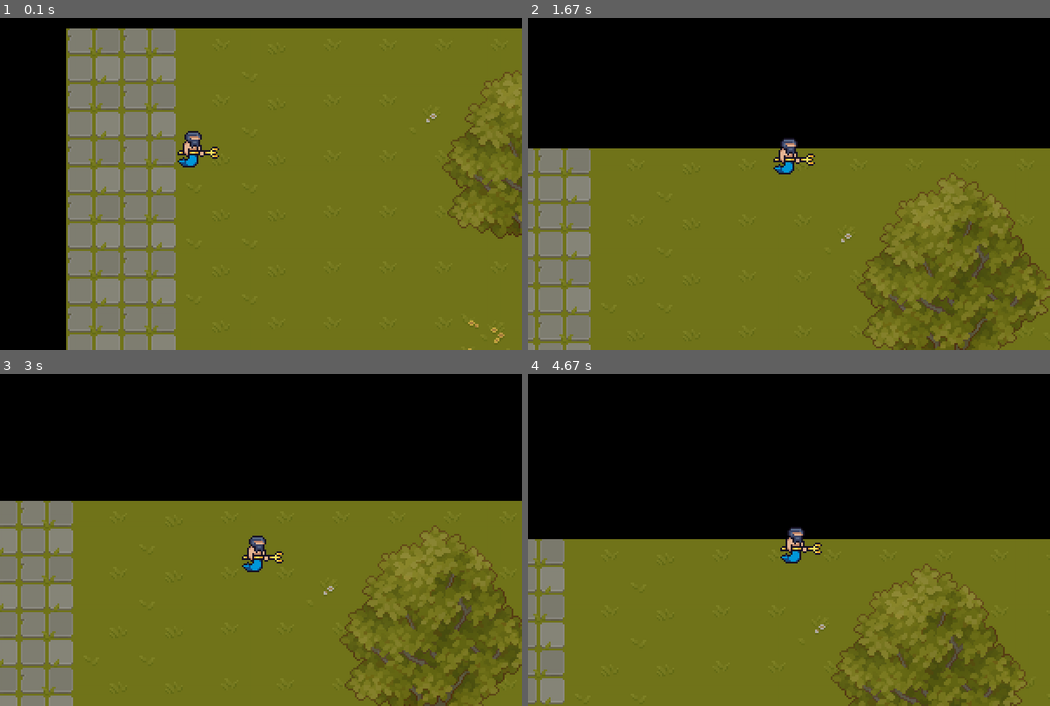
Above: before the commit, frames 1-4 (two rows, left to right).
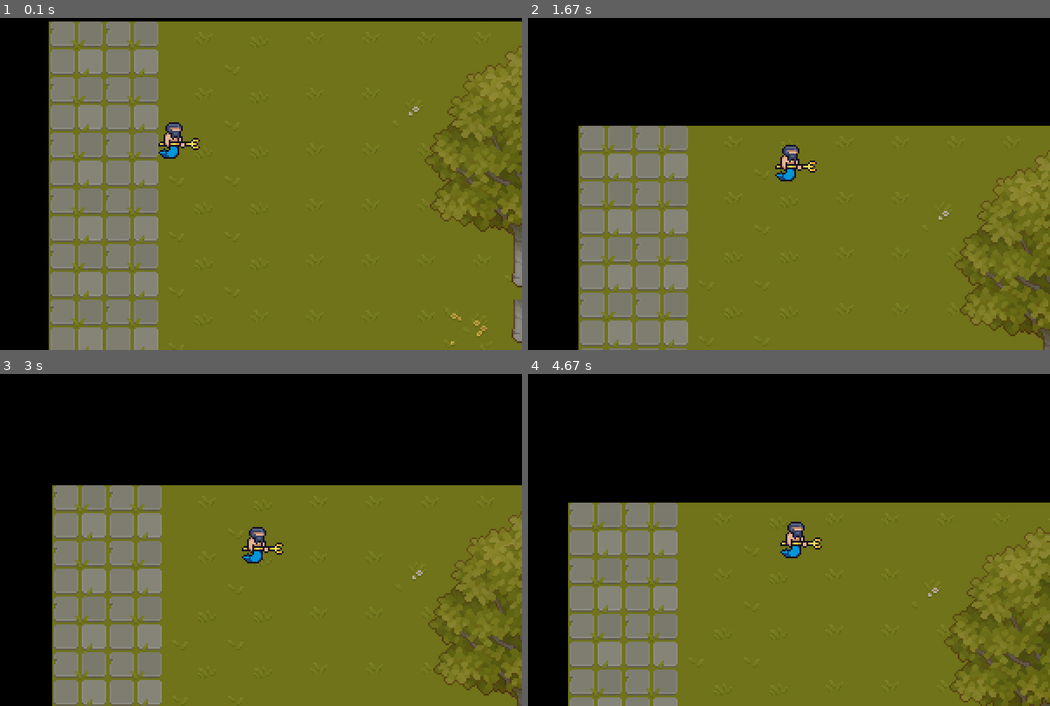
Above: after the commit, the same moments.

Repository: Matdrox/pygame-learning
Game: pygame game, started from main.py
Two runs of this game, one before a commit and one after it. Both use one fixed random seed, a clock stepped at 60 frames per second and the inputs below.
Inputs:
- Up to frame 1 (0.1 s): no input
- Up to frame 2 (1.67 s): hold W 0.33-0.8 s; hold Right 0.33-0.8 s; hold Right 0.83-1.3 s; hold Up 1.33-1.63 s
- Up to frame 3 (3 s): hold Right 1.67-2.13 s; hold Left 2.17-2.7 s; hold Down from 2.73 s (still down)
- Up to frame 4 (4.67 s): release Down at 3.03 s; hold Left 3.07-3.47 s; hold Up 3.5-3.87 s; hold Right 3.9-4.53 s; hold Down from 4.57 s (still down)

The runs differ from the first frame. In frame 1, 20% of the frame differs, in the area x 9-100%, y 1-100%; in frame 2, 27%; in frame 3, 25%; in frame 4, 28%, in the area x 0-100%, y 38-100%.

Commit message:
Add files via upload

Diff:
--- a/main.py
+++ b/main.py
@@ -17,7 +17,7 @@
 player_image = pygame.image.load('img/triton.png')
 bg_image = pygame.image.load('img/maps/map.png').convert()
 
-move_speed = 35
+move_speed = 25
 velocity_x = 0
 velocity_y = 0
 delta_time = 0
@@ -25,6 +25,7 @@
 
 player_location = [50, 50]
 scroll = [0, 0]
+scroll_temp = [0, 0]
 
 player_rect = pygame.Rect(
     50, 50, player_image.get_width(), player_image.get_height())
@@ -38,9 +39,12 @@
     display.blit(bg_image, (-scroll[0], -scroll[1]))
 
     scroll[0] += (player_rect.x - scroll[0] -
-                  (display.get_width()/2-player_rect.width/2))/7
+                  (display.get_width()/2-player_rect.width/2))/10
     scroll[1] += (player_rect.y - scroll[1] -
-                  (display.get_height()/2-player_rect.height/2))/7
+                  (display.get_height()/2-player_rect.height/2))/10
+    scroll_temp = scroll.copy()
+    scroll_temp[0] = int(scroll[0])
+    scroll_temp[1] = int(scroll[1])
 
     player_movement = [0, 0]
     player_movement[0] += velocity_x * speed
@@ -60,9 +64,9 @@
         velocity_y = -move_speed
     if keys[K_DOWN] or keys[K_s]:
         velocity_y = move_speed
-    if velocity_x != 0 and velocity_y != 0:
+    # if velocity_x != 0 and velocity_y != 0:
         # velocity_x *= 0.7071
-        velocity_y *= 0.7071
+        # velocity_y *= 0.7071
 
     for event in pygame.event.get():
         if event.type == QUIT:
